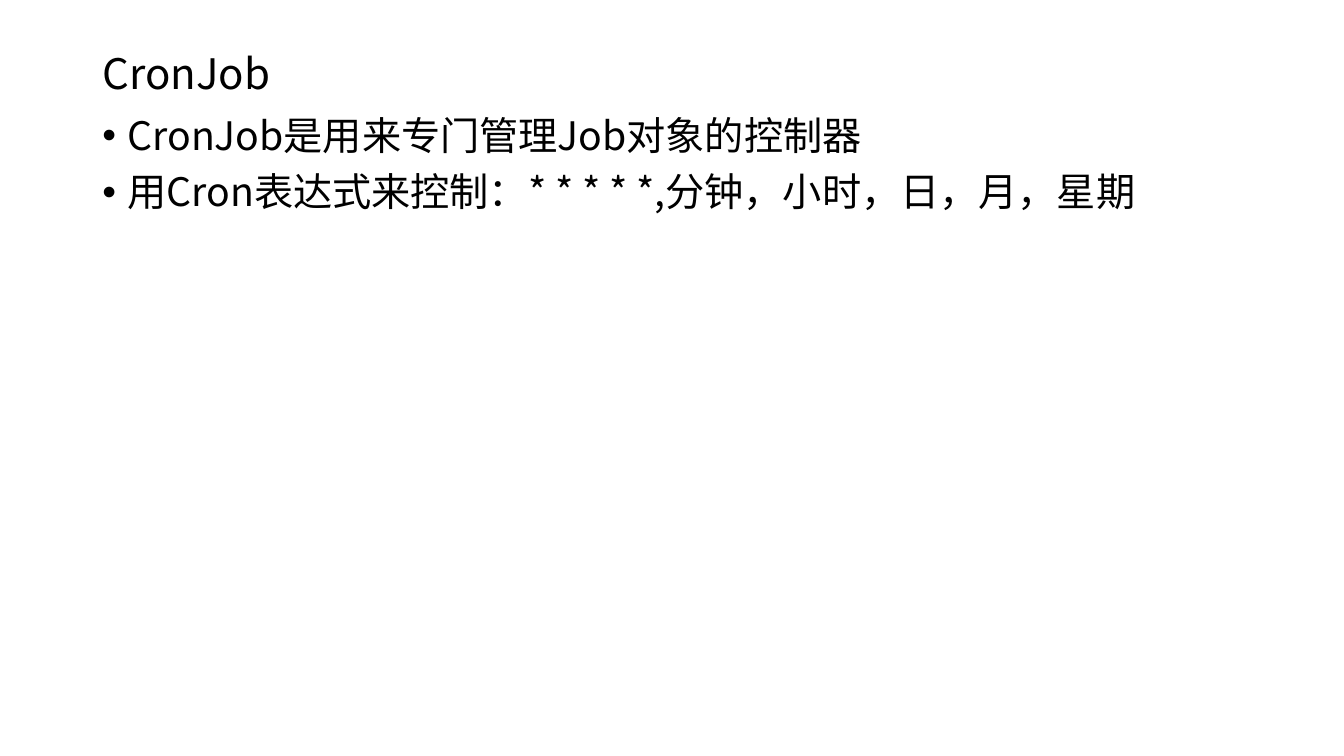
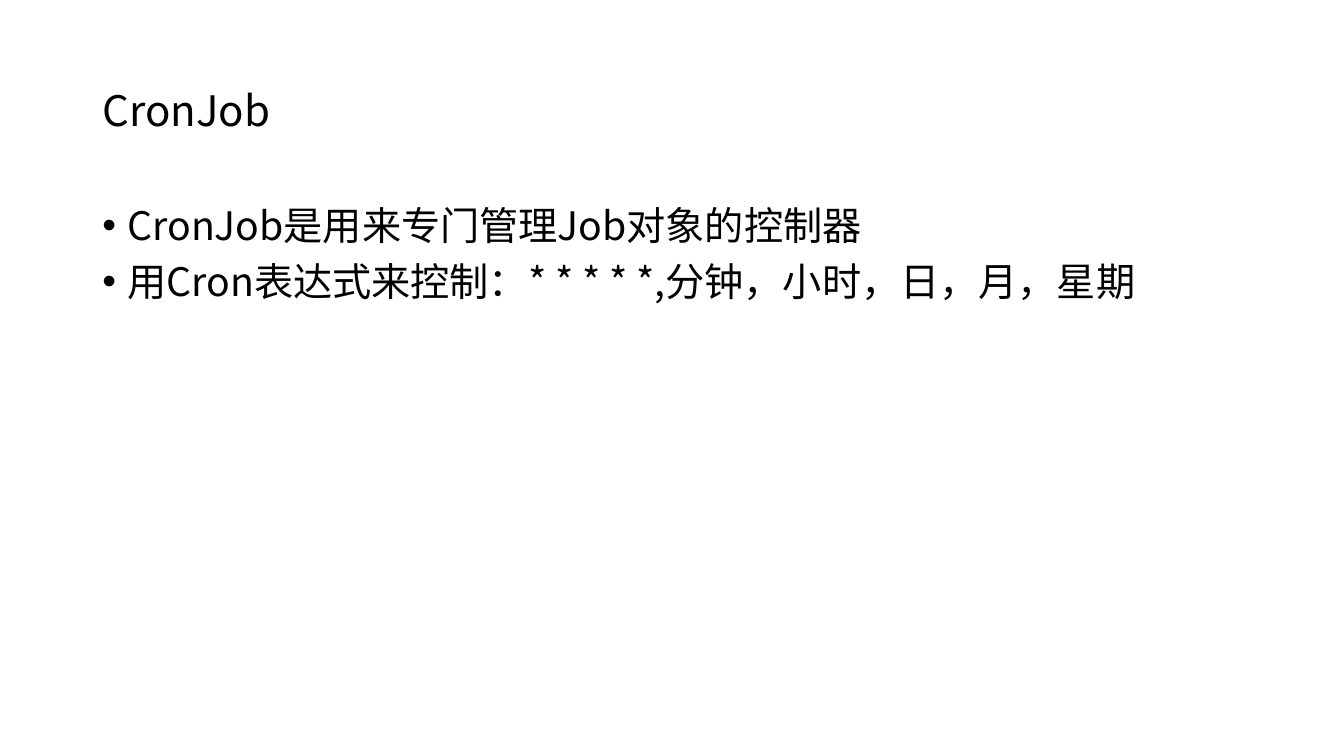
Before and after one commit to axzxs2001/Asp.NetCoreExperiment, a slide deck: slide 29 of Asp.NetCoreExperiment/kubernetes/kubernetes.pptx. Drawn at 1344x756 pixels with LibreOffice and Linux fonts; fonts in the diff are those of the drawing; background and template pictures are left out. Boxes give left, top, right and bottom in pixels: in the first picture for what was removed or moved away, otherwise in the second. Text is boxed around its words. In the diff, an @@ line names an element or a change of style, - is before the commit and + after.

```diff
--- a/Asp.NetCoreExperiment/kubernetes/kubernetes.pptx
+++ b/Asp.NetCoreExperiment/kubernetes/kubernetes.pptx
@@ title "CronJob": place and size @@
-title "CronJob" at <box>102,55,270,90</box>
+title "CronJob" at <box>102,92,270,127</box>
@@ text "CronJob是用来专门管理Job对象的控制器": place and size @@
-text "CronJob是用来专门管理Job对象的控制器" at <box>128,117,1135,213</box>
+text "CronJob是用来专门管理Job对象的控制器" at <box>128,207,1135,303</box>
```
Also in this commit, not shown: 13 other slides changed, 9 slides removed.
